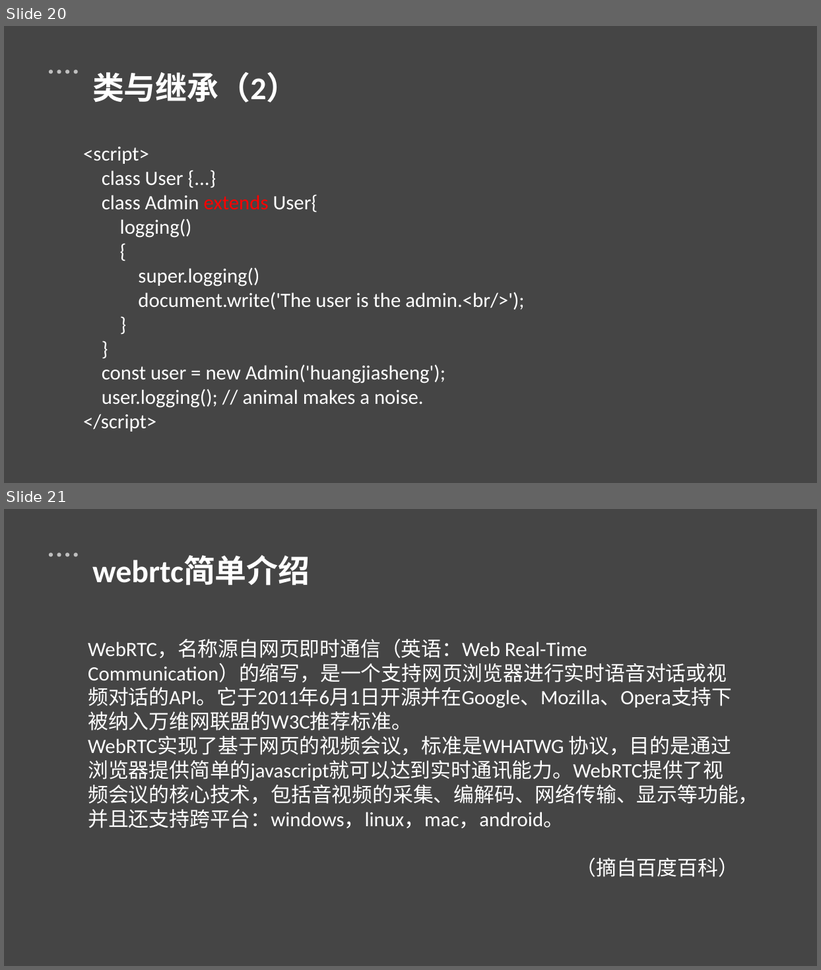
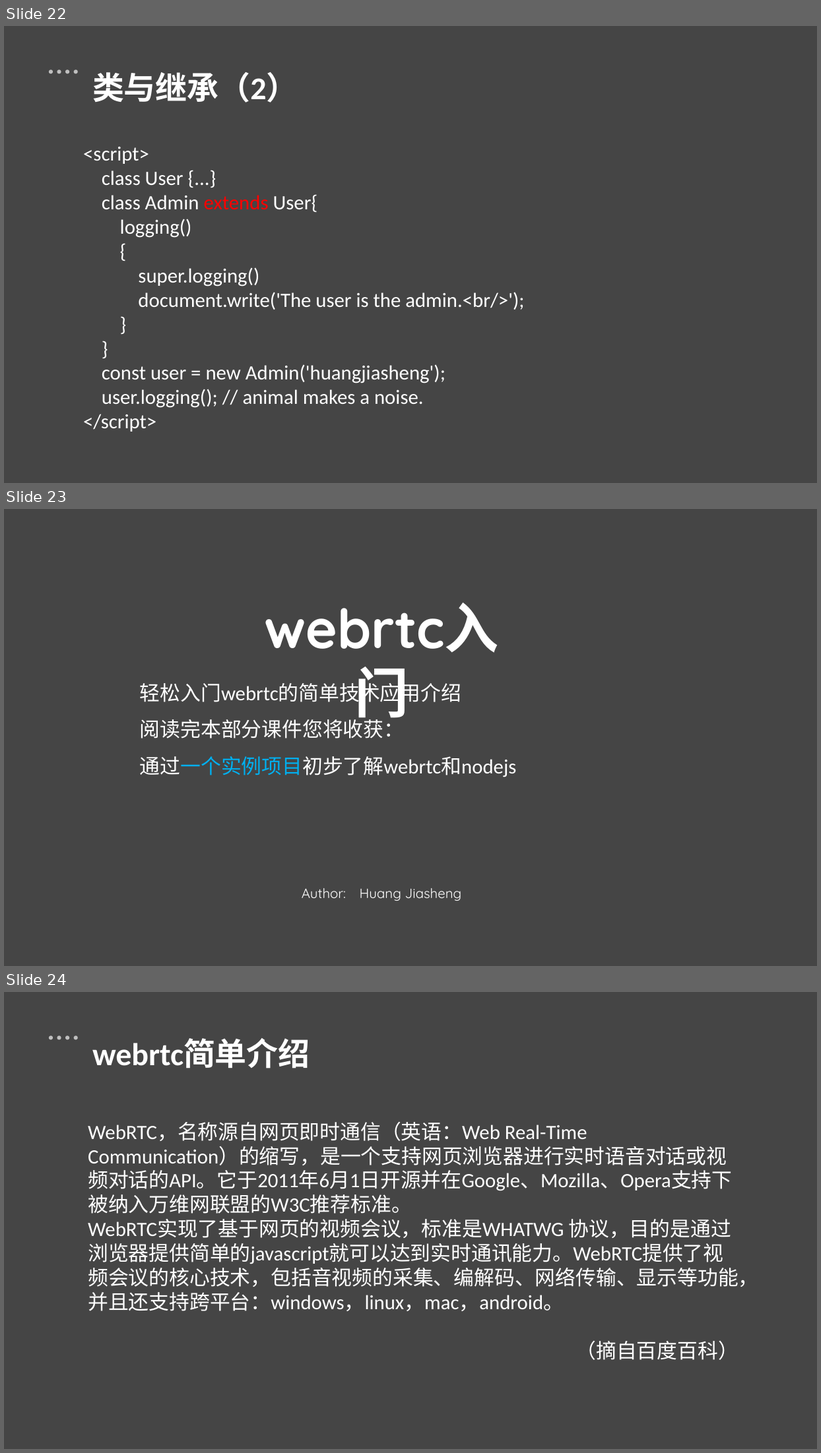
Before and after one commit to gerryhjs/htmljs, a slide deck: html&js课件/html&js.pptx. Shown one above the other, each under a label of ours: slides 20 and 21 before the commit, slides 22, 23 and 24 after it. The pictures are 821x970 and 821x1453 pixels, drawn with LibreOffice and Linux fonts; fonts in the diff are those of the drawing. Boxes give left, top, right and bottom in pixels: in the first picture for what was removed or moved away, otherwise in the second. Text is boxed around its words. In the diff, an @@ line names an element or a change of style, - is before the commit and + after.

```diff
--- a/html&js课件/html&js.pptx
+++ b/html&js课件/html&js.pptx
@@ slide 23 added at bbox=[4, 509, 817, 966], background #D9D9D9 at 56% opacity; not listed: 1 template element that a slide beside it also shows @@
@@ text added at bbox=[232, 590, 531, 664], 48 pt, text #FFFFFF, bold @@
+webrtc入门
@@ text added at bbox=[140, 679, 517, 778], 18 pt, text #FFFFFF @@
+轻松入门webrtc的简单技术应用介绍
+阅读完本部分课件您将收获：
+通过一个实例项目初步了解webrtc和nodejs
@@ text added at bbox=[302, 889, 462, 901], 12 pt, text #FFFFFF @@
+Author: Huang Jiasheng
@@ what was slide 20 is now slide 22 @@
@@ what was slide 21 is now slide 24 @@
```
Also in this commit, not shown: 2 slides changed, 5 other slides added.
